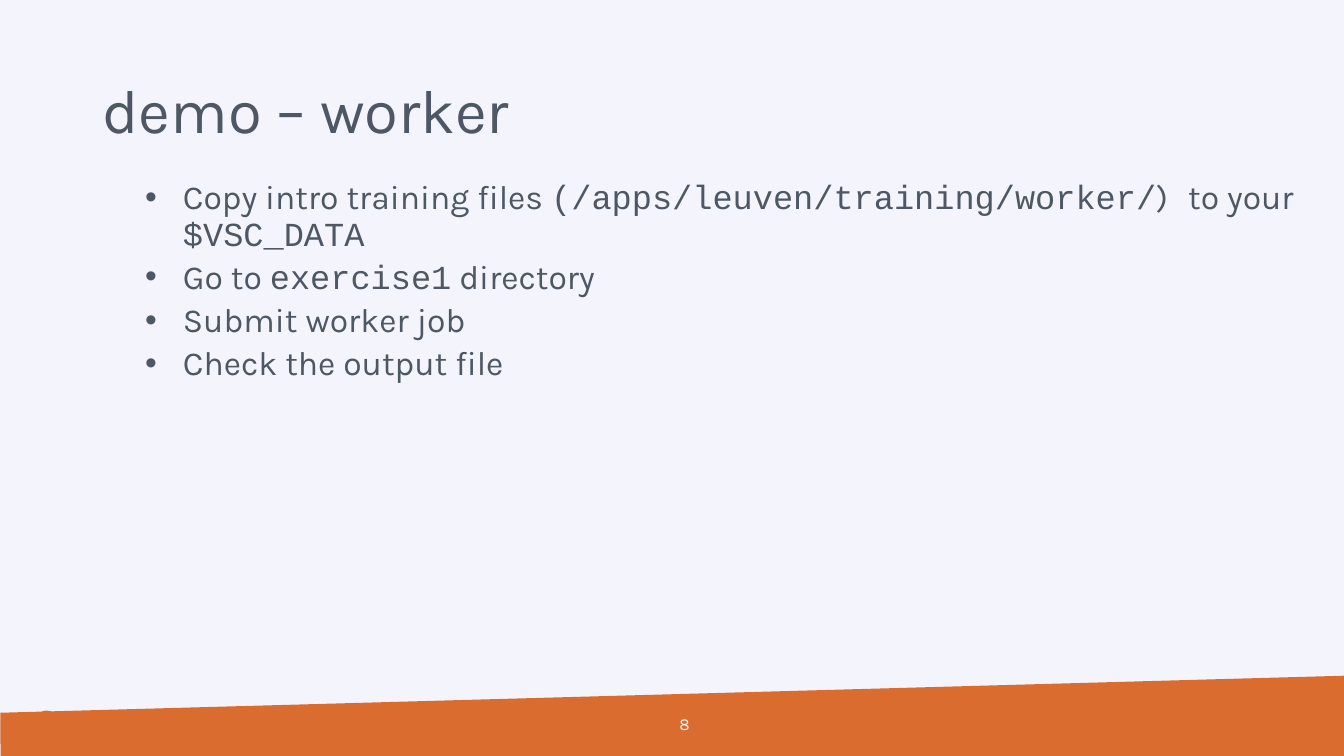
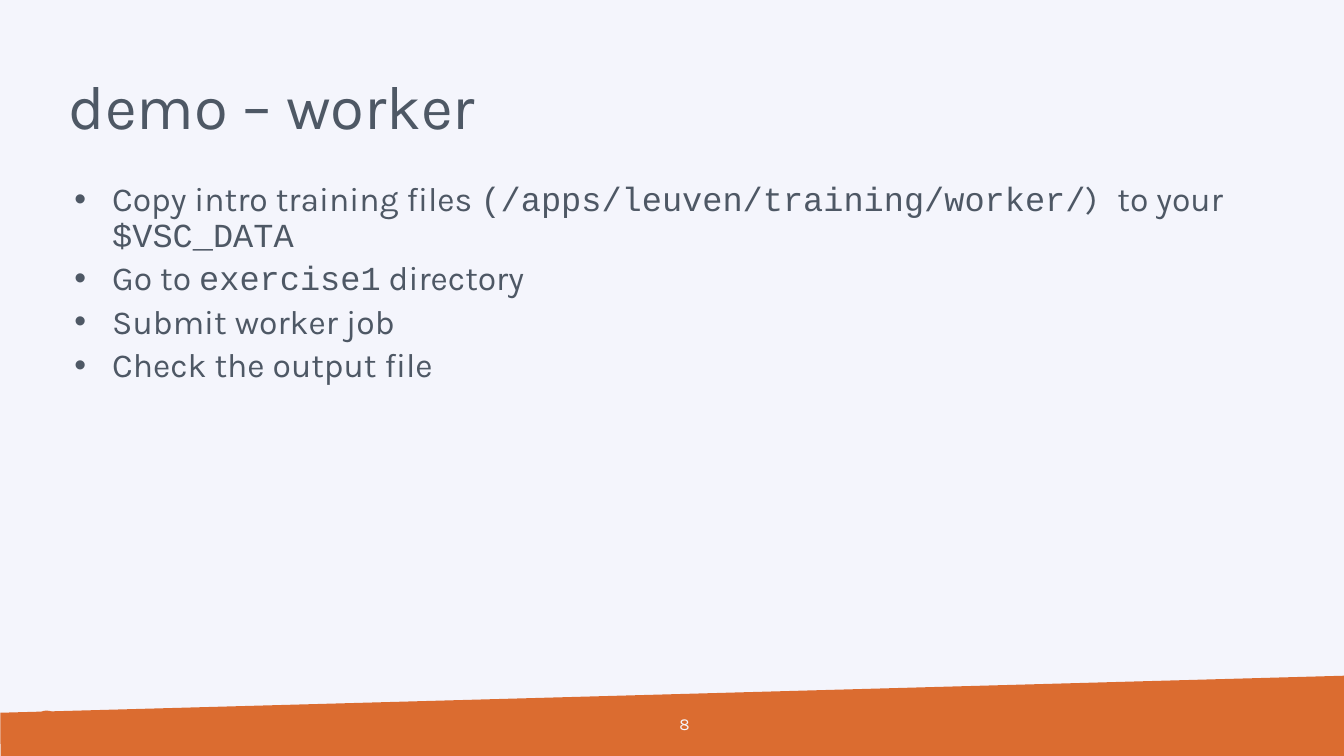
Before and after one commit to hpcleuven/HPC-intro, a slide deck: slide 8 of VSCintro-demo.pptx. Drawn at 1344x756 pixels with LibreOffice and Linux fonts; fonts in the diff are those of the drawing; background and template pictures are left out. Boxes give left, top, right and bottom in pixels: in the first picture for what was removed or moved away, otherwise in the second. Text is boxed around its words. In the diff, an @@ line names an element or a change of style, - is before the commit and + after.

Commit message:
updating demo slides to include OOD

```diff
--- a/VSCintro-demo.pptx
+++ b/VSCintro-demo.pptx
@@ title "demo – worker": place and size @@
-title "demo – worker" at [102, 91, 509, 134]
+title "demo – worker" at [69, 87, 475, 130]
@@ text "Copy intro training files (/apps/leuven/training/worker/) ...": place and size @@
-text "Copy intro training files (/apps/leuven/training/worker/) ..." at [183, 185, 1293, 383]
+text "Copy intro training files (/apps/leuven/training/worker/) ..." at [112, 186, 1222, 385]
```
Also in this commit, not shown: 5 other slides changed.
